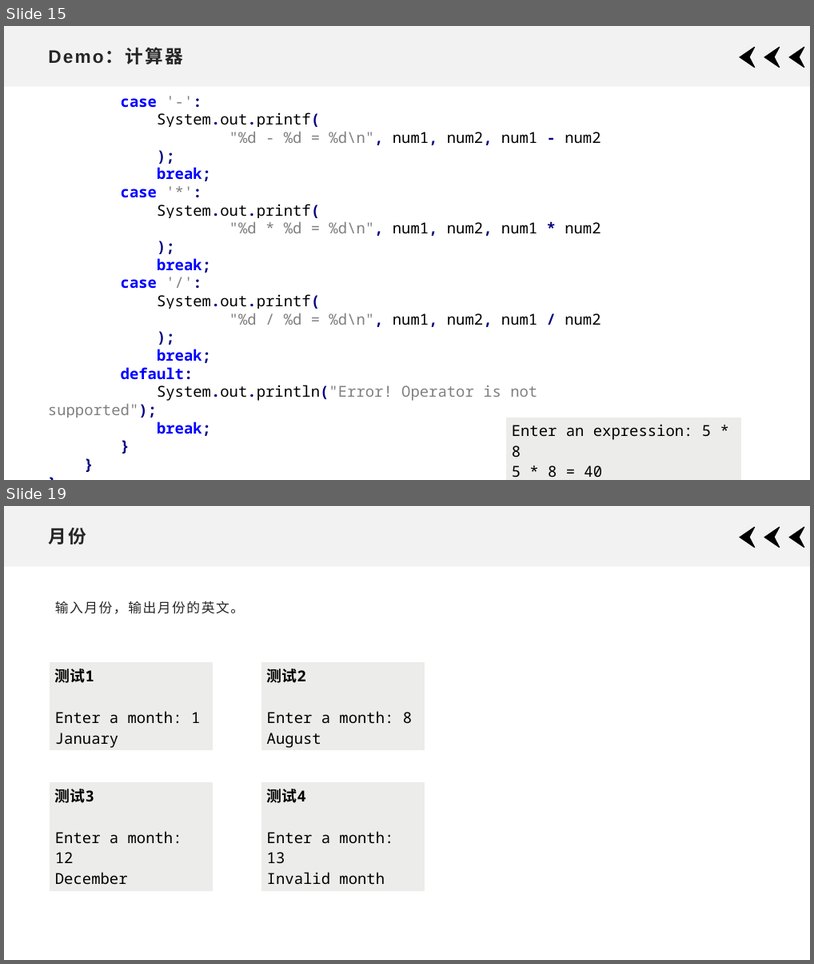
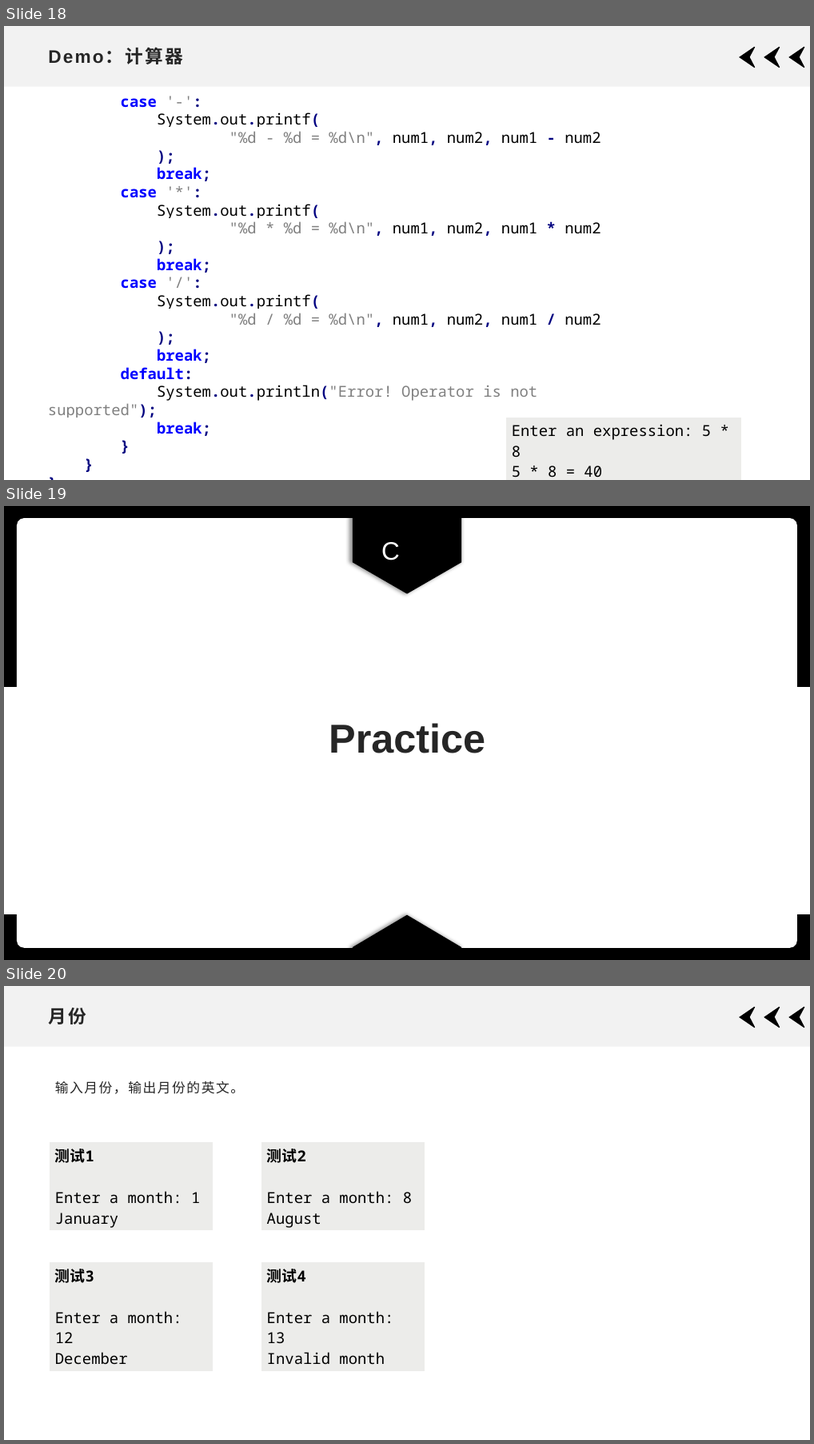
Before and after one commit to xdai02/Java, a slide deck: slides/Chapter2.pptx. Shown one above the other, each under a label of ours: slides 15 and 19 before the commit, slides 18, 19 and 20 after it; the slides between them are not shown. The pictures are 814x964 and 814x1444 pixels, drawn with LibreOffice and Linux fonts; fonts in the diff are those of the drawing. Boxes give left, top, right and bottom in pixels: in the first picture for what was removed or moved away, otherwise in the second. Text is boxed around its words. In the diff, an @@ line names an element or a change of style, - is before the commit and + after.

```diff
--- a/slides/Chapter2.pptx
+++ b/slides/Chapter2.pptx
@@ slide 19 added at (4, 506, 810, 960), background #FFFFFF @@
@@ text added at (382, 542, 400, 560), 30 pt, text #FFFFFF @@
+C
@@ title added at (329, 723, 486, 753), 48 pt, text #262626, bold @@
+Practice
@@ group added at (4, 506, 810, 960): 2 rectangles, 2 pentagon arrows, 1 rounded rectangle @@
@@ what was slide 15 is now slide 18 @@
@@ what was slide 19 is now slide 20 @@
```
Also in this commit, not shown: 6 other files.
